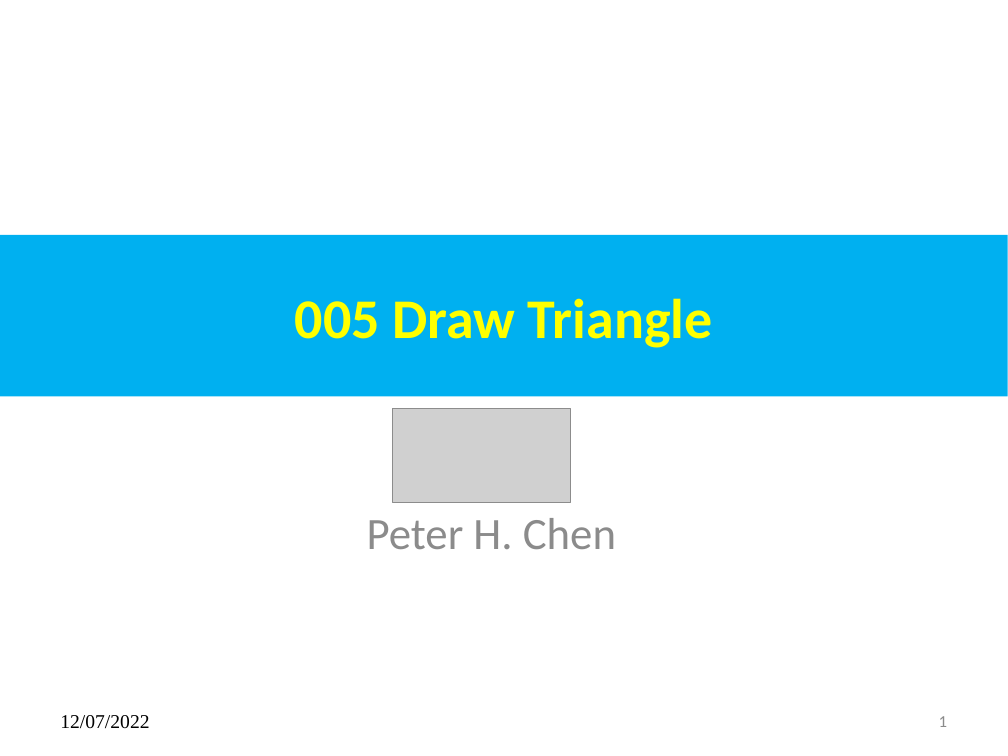
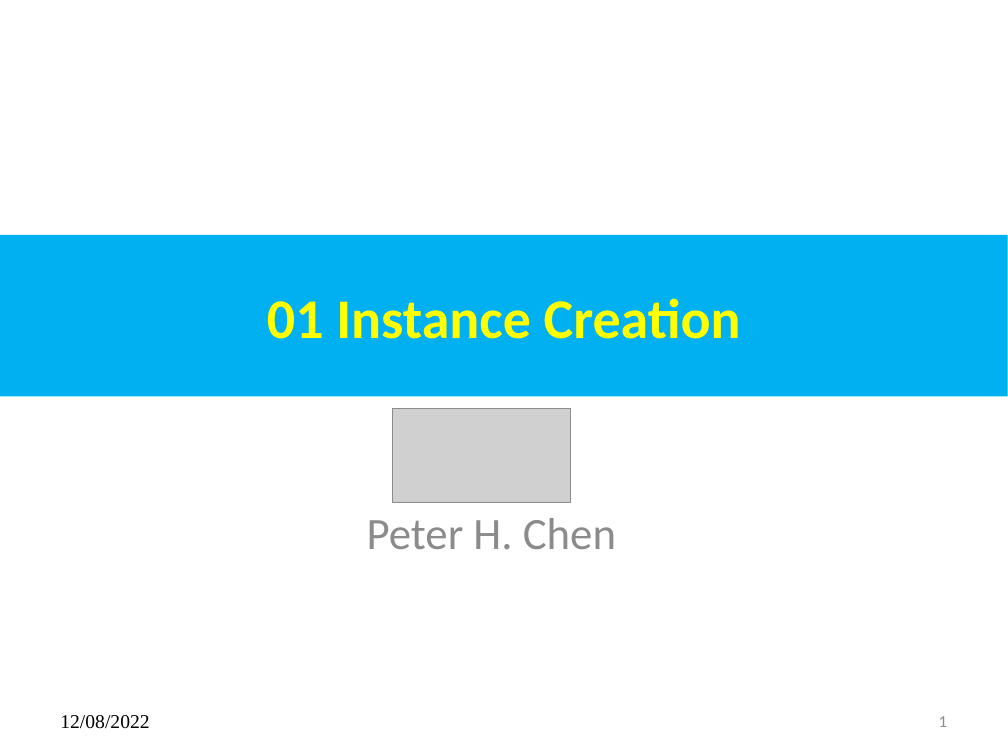
Before and after one commit to peterhchen/015_Vulkan_OpenGL, a slide deck: slide 1 of 01_instance_creation.pptx. Drawn at 1008x756 pixels with LibreOffice and Linux fonts; fonts in the diff are those of the drawing; grey boxes stand for pictures. Boxes give left, top, right and bottom in pixels: in the first picture for what was removed or moved away, otherwise in the second. Text is boxed around its words. In the diff, an @@ line names an element or a change of style, - is before the commit and + after.

```diff
--- a/01_instance_creation.pptx
+++ b/01_instance_creation.pptx
@@ title at <box>267,298,741,339</box>: text changed @@
-005 Draw Triangle
+01 Instance Creation
@@ text at <box>60,715,149,729</box>: text changed @@
-12/07/2022
+12/08/2022
```
Also in this commit, not shown: 3 other slides changed, 5 slides added, 1 slide removed, 2 other files.
